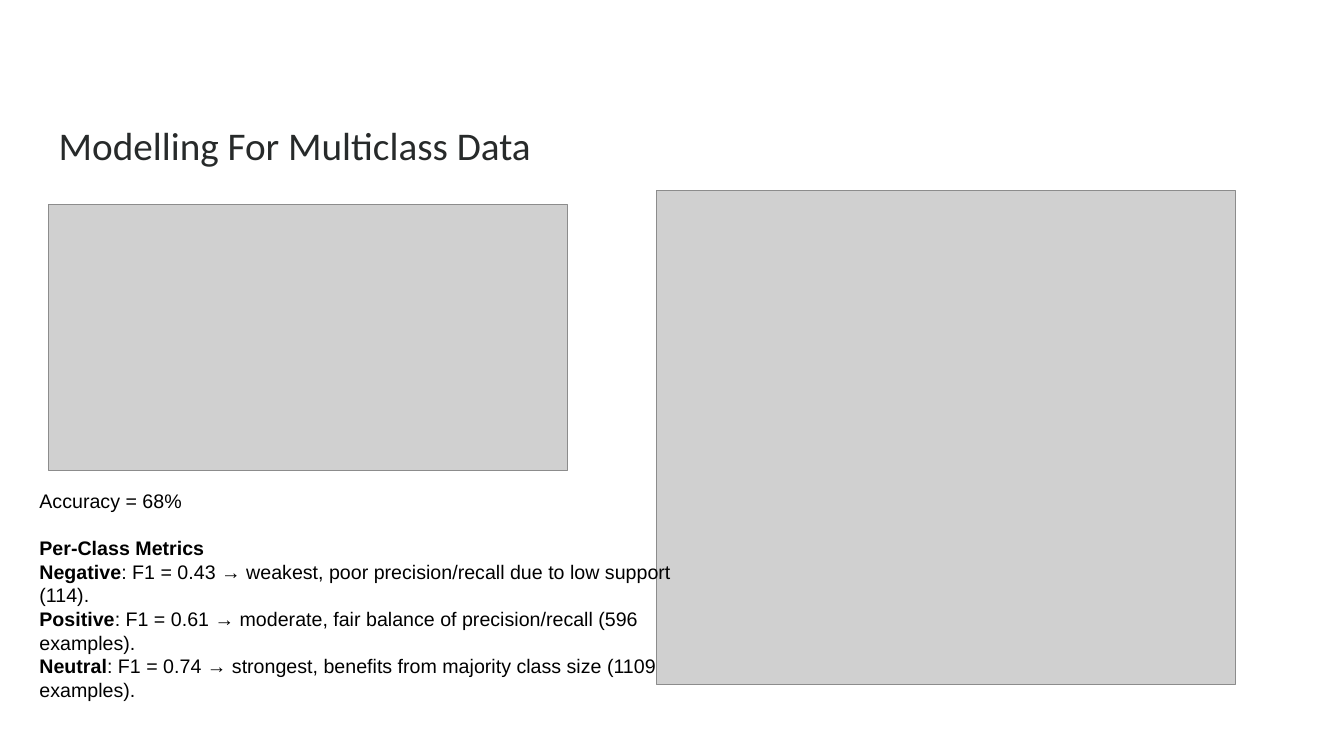
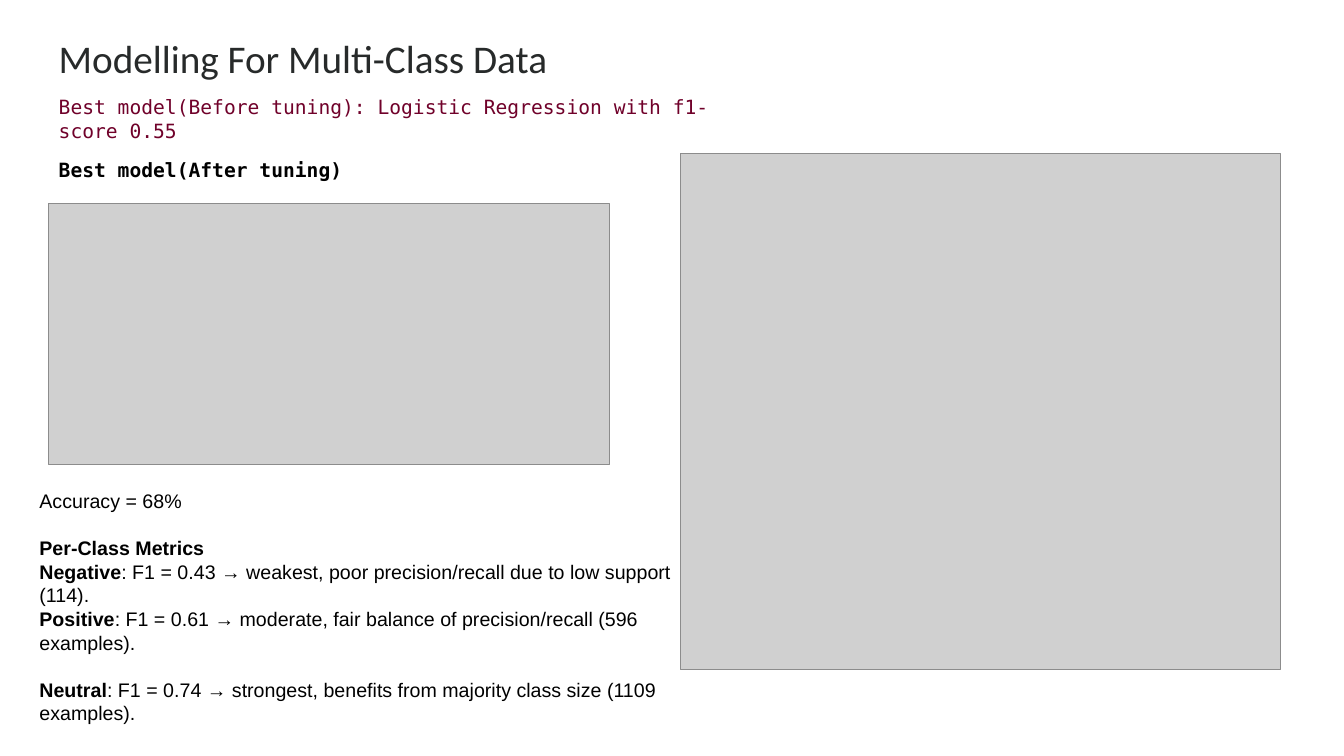
Before and after one commit to KaiFa254/Group_3_NLP_Project_Phase4, a slide deck: slide 9 of presentations/Sentiment_Analysis_of_Tweets_Directed_at_Appl_Google_Products.pptx. Drawn at 1344x756 pixels with LibreOffice and Linux fonts; fonts in the diff are those of the drawing; grey boxes stand for pictures; background and template pictures are left out. Boxes give left, top, right and bottom in pixels: in the first picture for what was removed or moved away, otherwise in the second. Text is boxed around its words. In the diff, an @@ line names an element or a change of style, - is before the commit and + after.

```diff
--- a/presentations/Sentiment_Analysis_of_Tweets_Directed_at_Appl_Google_Products.pptx
+++ b/presentations/Sentiment_Analysis_of_Tweets_Directed_at_Appl_Google_Products.pptx
@@ text at (59,45,547,80): text changed @@
-Modelling For Multiclass Data
+Modelling For Multi-Class Data
@@ text added at (59,99,708,139), 14 pt, text #700129 @@
+Best model(Before tuning): Logistic Regression with f1-score 0.55
@@ text added at (59,162,342,181), 14 pt, text #000000, bold @@
+Best model(After tuning)
@@ picture: place and size @@
-picture at (656,191,1235,685)
+picture at (681,153,1280,669)
@@ picture: place and size @@
-picture at (48,205,568,470)
+picture at (48,204,609,465)
@@ text "Accuracy = 68%" rewrapped from (39,494,670,701) to (39,494,670,724) @@
```
Also in this commit, not shown: 6 other slides changed, 1 slide added, 1 slide removed, 2 other files.
